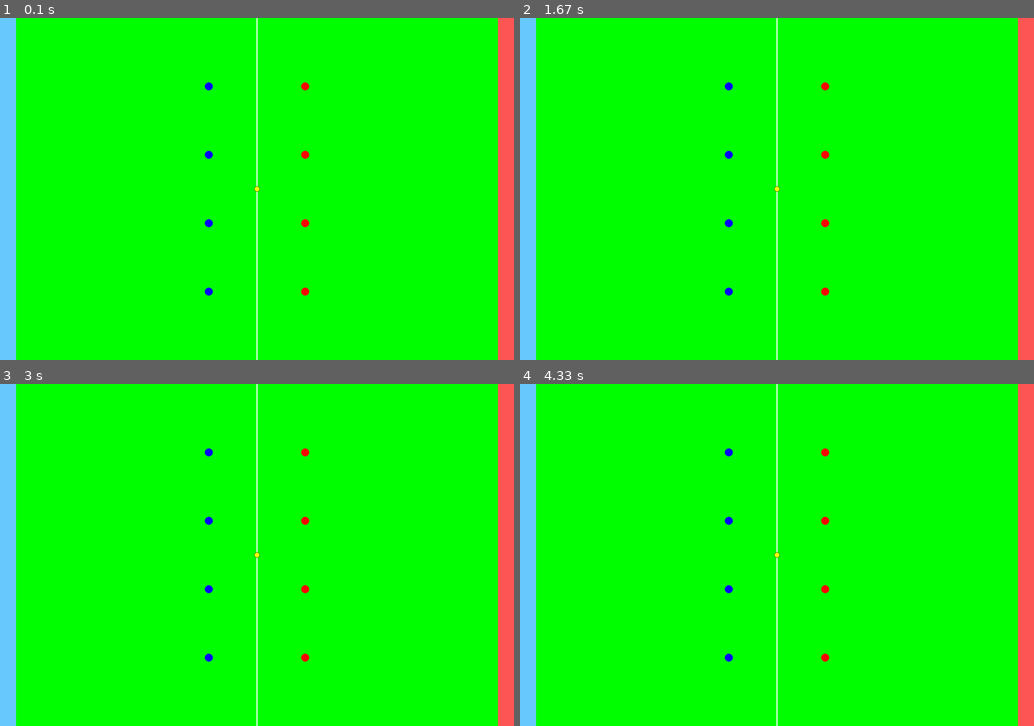
Above: before the commit, frames 1-4 (two rows, left to right).
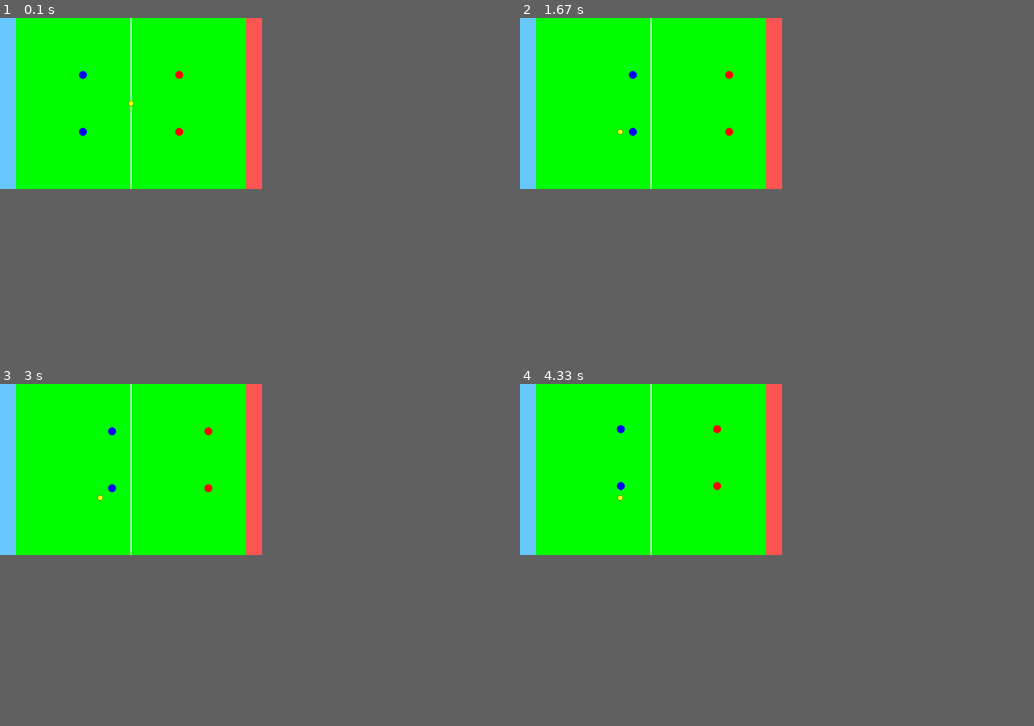
Above: after the commit, the same moments.

Repository: RL-RedLeaf/DiscUI
Game: pygame game, started from main.py
Two runs of this game, one before a commit and one after it. Both use one fixed random seed, a clock stepped at 60 frames per second and the inputs below.
Inputs:
- Up to frame 1 (0.1 s): no input
- Up to frame 2 (1.67 s): tap Space at 0.33, 0.73, 1.03, 1.23, 1.53 s; hold Q 0.67-1.13 s; hold D 0.67-1.13 s; hold D 1.17-1.63 s
- Up to frame 3 (3 s): hold W 1.67-1.97 s; tap Space at 1.73, 2.07, 2.37, 2.57, 2.87 s; hold D 2-2.47 s; hold A from 2.5 s (still down)
- Up to frame 4 (4.33 s): release A at 3.03 s; hold S 3.07-3.37 s; tap Space at 3.13, 3.47, 3.77, 3.9, 4.3 s; hold A 3.4-3.8 s; hold W 3.83-4.2 s; hold D from 4.23 s (still down)
In our replay, the window is 900x600 before the commit and 459x300 after it. These sizes can differ from the game's own. Grey fills any space a smaller window leaves; there, only what the larger window draws over its background counts as a difference.

The runs differ from the first frame. In frame 1, 7.1% of the frame differs, in the area x 0-100%, y 0-100%; in frame 2, 7.1%; in frame 3, 7.1%; in frame 4, 7.1%.

Commit message:
主要逻辑全部完成（并非） (#10)
* 解决了init无法调用的问题

* 增加了一些处理...叭

总之一段时间内不怎么会再更新了

* 神秘的更改

其实我也不知道改了啥，但是先传上去再说

* 我们的飞盘终于动起来了！

* 物理引擎更新

我们为飞盘添加了物理引擎，同时编写了接抛逻辑（半成品）；同时简单更改了一些坐标计算，现在它支持自定义窗口大小了

* 新的Agent系统

更改了agent的挂载方式，通过继承agent类来实现agent函数和player的互通，为后续进一步扩展和自由度提升打下基础。

* 修复了几个错误

刚才的agent系统并没有做好完整的适配，现在OK了

* 升级agent

现在在testmode下我们的四个球员都可以跟随键盘移动辣

* 增加内置Agent

增加了两个内置agent
-ControlledPlayerAgent
-NoTeamAgent

Diff:
--- a/DiscUI.py
+++ b/DiscUI.py
@@ -1,7 +1,30 @@
-import time
+import time,math,random
+
 
 
 class DiscGame:
+    @staticmethod
+    # 计算距离，需要标准化输入，不能应对特殊情况
+    def distance(x1, y1, x2, y2):
+        return ((x1 - x2) ** 2 + (y1 - y2) ** 2)**0.5
+
+    # @staticmethod
+    # # 用于拆分字典，需要标准化输入，不能应对特殊情况
+    # def divide(dic: dict):
+    #     nk = list(dic.keys())
+    #     nv = list(dic.values())
+    #     former = {}
+    #     latter = {}
+    #     for i in range(len(nk) // 2):
+    #         former[nk.pop(0)] = nv.pop(0)
+    #     for j in range(len(nk)):
+    #         latter[nk.pop(0)] = nv.pop(0)
+    #     return [former, latter]
+
+    def idk(self):
+        #没用，但是没这个就会报错
+        return 0
+
     def __init__(self,screen,clock,player_num,team_agent_list=None,player_agent_list=None):
         self.screen=screen
         self.clock=clock
@@ -9,18 +32,17 @@
         self.team_agent_list=team_agent_list      #前半部分为1队，后半部分为2队
         self.player_agent_list=player_agent_list  #前半部分为1队，后半部分为2队
 
-
-        self.running =True
-
-        self.event_bus=EventBus()                 #事件总线，通过DiscGame类将事件总线分发给各类
+        self.running = True
+
+        self.event_bus = EventBus()                 #事件总线，通过DiscGame类将事件总线分发给各类
         self.DiscUI=UI(self.event_bus,self.screen,self.clock)
-        self.team1=Team(1,self.event_bus)
-        self.team2=Team(2,self.event_bus)
+
+        self.team1=Team(1,self.event_bus,team_agent_list[0],player_agent_list[0])
+        self.team2=Team(2,self.event_bus,team_agent_list[1],player_agent_list[1])
         self.disc=Disc(self.event_bus)
         #创建游戏所需实体
         self.game_state=GameState({1:self.team1,2:self.team2},self.disc,self.screen)
 
-
         self.updated=[]#用于存放当前帧已经更新的实体 判断所有实体更新后再绘制
         self.update_timeout = 1000  # 更新超时时间（毫秒）
         self.last_update_time = 0  # 上次开始更新的时间
@@ -29,13 +51,12 @@
 
     '''change系列函数会订阅对应的事件，接收游戏内实体的状态，以便汇总传入GameState'''
     def change_disc_state(self,event):
-        print("disc update")
+        # print("disc update")
         self.game_state.disc= event.disc
         self.updated.append(event.disc)
     def change_team_state(self,event):
-        print("team update")
+        # print("team update")
         self.game_state.teams[event.team.team_id]=event.team
-
         self.updated.append(event.team)
 
     def change_score(self,event):
@@ -44,7 +65,7 @@
     def subscribe_main_event(self):
         self.event_bus.subscribe(TeamStateEvent,self.change_team_state)
         self.event_bus.subscribe(DiscStateEvent,self.change_disc_state)
-        self.event_bus.subscribe(DiscStateEvent,self.change_disc_state)
+
 
 
 
@@ -53,28 +74,28 @@
         self.event_bus.publish(GameStartEvent(
             self,None,
             {self.team1.team_id:self.player_num,self.team2.team_id:self.player_num},
-            {self.team1.team_id:(0,0,60,1280),self.team2.team_id:(1860,0,60,1280)},
-            {self.team1.team_id:[[1920//2-180,1280//(self.player_num+1)*(i+1)] for i in range(self.player_num+1)],
-             self.team2.team_id:[[1920//2+180,1280//(self.player_num+1)*(j+1)] for j in range(self.player_num+1)]}
+            {self.team1.team_id:(0,0,60,self.screen.get_height()),self.team2.team_id:(self.screen.get_width()-60,0,60,self.screen.get_height())},
+            {self.team1.team_id:[[self.screen.get_width()//2-180,self.screen.get_height()//(self.player_num+1)*(i+1)] for i in range(self.player_num+1)],
+             self.team2.team_id:[[self.screen.get_width()//2+180,self.screen.get_height()//(self.player_num+1)*(j+1)] for j in range(self.player_num+1)]}
+            ,self.screen
             ))
         self.event_bus.publish(self.game_state)
         while self.running:
-            self.clock.tick(60)
+            self.clock.tick(120)
             self.mainloop()
-            time.sleep(0.01)
+            time.sleep(0.006)
 
     def check_movement(self,event):
-        pass
+        return True                         #暂时不做移动检测因此直接返回true
 
     def mainloop(self):                     #主循环
-
         current_time = pygame.time.get_ticks()
         self.DiscUI.draw_new_state(self.game_state)  # 绘制界面
         if len(self.updated)>=3:
             self.updated = []
             self.last_update_time = current_time
             self.event_bus.publish(self.game_state)# 发布当前游戏状态
-            print("="*20+"tick update"+"="*20)
+            # print("="*20+"tick update"+"="*20)
         elif current_time - self.last_update_time > self.update_timeout:
             print(f"警告: 实体更新超时,将强制更新")
             for i in range(3):
@@ -117,13 +138,34 @@
 #state系列事件应被传输给DiscGame类
 #其余事件为不同实体之间传输
 class DiscThrownEvent(Event):
-    pass
+    """
+    DiscThrownEvent 用于传递投出飞盘的信息，包含以下参数：
+    target(disc) : 目标飞盘
+    sender(player) : 投飞盘的队员
+    power([x,y,h]) : 投掷飞盘的力度, 预计直接作用于速度
+    """
+    def __init__(self, sender, target, Power:list) -> None:
+        super().__init__(sender, target)
+        self.power = Power
 
 class DiscCaughtEvent(Event):
-    pass
+    """
+    DiscCaughtEvent 用于传递接取、夺取飞盘的事件，包含以下参数：
+    target(disc) : 目标飞盘
+    sender(player) : 接取、抢夺飞盘的队员
+    """
+    def __init__(self, sender, target):
+        super().__init__(sender, target)
 
 class DiscMovedEvent(Event):
-    pass
+    """
+    DiscMovedEvent 是一个不知道为什么建立的事件
+    但是在飞盘游戏中, 持有飞盘的运动员是不允许移动的
+    但是先留着, 万一后面用到了呢? 或许以后改成篮球可以用
+    """
+    def __init__(self,tg_pos, sender, target=None):
+        super().__init__(sender, target)
+        self.tg_pos=tg_pos
 
 class DiscStateEvent(Event):
     def __init__(self, disc, sender, target=None):
@@ -138,22 +180,30 @@
 
 
 class TeamStateEvent(Event):
-
     def __init__(self,team,sender,target=None):
         super().__init__(sender,target)
         self.team=team
 
+class TeamModeEvent(Event):
+    def __init__(self,mode,gamestate,sender,target=None):
+        super().__init__(sender,target)
+        self.gamestate=gamestate
+        self.mode=mode
+
 
 class ScoreEvent(Event):
     pass
 
 #开始游戏事件
 class GameStartEvent(Event):
-    def __init__(self,sender,target,team_player_num,score_loc,pos_dict):
+    def __init__(self,sender,target,team_player_num,score_loc,pos_dict,screen,delta_time=0.016):
         super().__init__(sender,target)
         self.team_player_num=team_player_num
         self.score_loc = score_loc #得分区列表
         self.pos_dict=pos_dict
+        self.delta_time=delta_time
+        self.screen=screen
+
 #实体-父类，包含位置、事件总线
 class Entity:
     def __init__(self,event_bus):
@@ -161,72 +211,161 @@
         self.event_bus=event_bus
         pass
 
-    def move(self):                     #内置函数，用于进行移动处理/检测（待定）
-        pass
+    def _move(self,pos,tg_pos):                     #内置函数，用于进行移动检测
+        return True                                 #暂时不进行移动监测因此直接返回True
+
 
 
 class Team:                             #队伍类，与队员和游戏主进程交互
-    def __init__(self,team_id,event_bus):
+    def __init__(self,team_id,event_bus,agent=None,player_agent=None):
         self.player_list=[]
         self.team_id=team_id
         self.event_bus=event_bus
         self.event_bus.subscribe(GameStartEvent,self.create_players)
-
         self.event_bus.subscribe(GameState,self.mainloop)
         self.running=True
-
-    def team_agent(self):               #进行队伍决策
-        pass
+        self.mode=0 #策略模式，0为进攻，1为防守
+        self.new_state=0
+        self.agent=agent
+        self.player_agent=player_agent
+
+    def team_agent(self,event):               #进行队伍决策,这里接受的是gamestate的event
+        self.mode = self.agent.get_mode()
+        self.event_bus.publish(TeamModeEvent(self.mode,event,self,self.player_list))
 
     def create_players(self,event):     #num为队员数量，pos_list为包含每位队员坐标的列表。应订阅GameStartEvent
         num=event.team_player_num[self.team_id]
         pos_list=event.pos_dict[self.team_id]
         for i in range(num):
-            self.player_list.append(Player(i,self.team_id,pos_list[i],self.event_bus,self))
+            self.new_player = Player(i,self.team_id,pos_list[i],self.event_bus,self,self.player_agent[i])
+            self.player_agent[i].player = self.new_player
+            self.player_agent[i].event_bus = self.event_bus
+            self.player_list.append(self.new_player)
         self.event_bus.publish(TeamStateEvent(self,self))
 
 
     def mainloop(self,event):                 #团队主进程，包括更新队伍状态，进行计算/决策等
+        self.agent.inform(event)
+        self.team_agent(event)
         self.event_bus.publish(TeamStateEvent(self, self))
 
 
 class Player(Entity):                   #队员类，不与游戏主进程进行直接交互，将信息传达至自己的team类
-    def __init__(self,id,team_id,pos,event_bus,team): #id为队员编号，team_id为队伍编号
+    def __init__(self,id,team_id,pos,event_bus,team,agent=None): #id为队员编号，team_id为队伍编号
         super().__init__(event_bus)
         self.id=id
         self.team_id=team_id
         self.pos=pos
         self.team=team
-        pass
-
-    def agent(self):                     #队员自己的决策
-        pass
-
+        self.agent=agent
+        self.event_bus.subscribe(TeamModeEvent,self.main)
+        pass
+    def __str__(self):
+        return f"TeamMember:{self.id} from Team:{self.team_id}"
+    def main(self,event:TeamModeEvent):                     #队员自己的决策
+        self.team_mode = event.mode
+        self.agent.inform(event.gamestate)
+        self.agent.agent()
+    def fetch(self,disc):
+        self.event_bus.publish(DiscCaughtEvent(self,disc))
+
+    def throw(self,disc,power):
+        self.event_bus.publish(DiscThrownEvent(self,disc,power))
 
 
 class Disc(Entity):                      #飞盘类，与游戏主线程和队员进行交互
     def __init__(self,event_bus):
         super().__init__(event_bus)
-        self.pos=[1920//2,1280//2]
-        self.state=None
+        self.pos=[0,0]
+        self.state=1 #0:落地,1:在空中,2:被持有,3:正在争夺
+        self.holder=None #持有者
+        self.sub_holder=[]
+        # self.motion=[0,0]     # 我发现这个量似乎没什么用，先留着（
+        self.height=0
+        self.gravity = 9.8
+        self.velocity = [0, 0, 0]  # 三维速度:[x,y,h]
+        # self.mass = 1.0       # 我发现这个量似乎没什么用，先留着（
         self.event_bus.subscribe(GameStartEvent,self.create_disc)
         self.event_bus.subscribe(GameState, self.mainloop)
+        self.event_bus.subscribe(DiscCaughtEvent, self.state_update)
+        self.event_bus.subscribe(DiscThrownEvent, self.state_update)
+        self.event_bus.subscribe(DiscMovedEvent, self.state_update)
         self.running=True
+
     def create_disc(self,event):
+        self.delta_time = event.delta_time
+        self.screen=event.screen
+        self.pos=[self.screen.get_width()//2,self.screen.get_height()//2]
         self.event_bus.publish(DiscStateEvent(self,self))
 
 
-
-    def state_update(self):              #与主线程进行交互，发布state事件
-        pass
-
-    def mainloop(self,event):                  #处理移动等信息
+    def state_update(self,event):              #与主线程进行交互，处理state事件
+        # if type(event) == DiscMovedEvent: #游戏规则持盘不可移动
+        #     if self.state == 2 and self.holder == event.sender:
+        #         if self._move(self.pos,event.tg_pos):
+        #             self.pos = event.tg_pos
+
+        if type(event) == DiscThrownEvent:  #投掷飞盘.jpg
+            if self.state == 2 and self.holder == event.sender:
+                if self._check_movement(event.power):
+                    self.state = 1
+                    self.velocity[0] += event.power[0]
+                    self.velocity[1] += event.power[1]
+                    self.velocity[2] += event.power[2]
+
+        if type(event) == DiscCaughtEvent:  #抓取飞盘.jpg
+            if self.state != 2:
+                if self._check_catch(event):
+                    self.state = 3
+                    self.sub_holder.append(event.sender)
+
+
+        pass
+
+    def state_movement(self):                  #物理引擎
+        if self.state == 1:
+            # 应用重力
+            self.velocity[2] -= self.gravity * self.delta_time
+            # 更新位置
+            self.pos[0] += self.velocity[0] * self.delta_time
+            self.pos[1] += self.velocity[1] * self.delta_time
+            self.height += self.velocity[2] * self.delta_time
+            # 边界检测
+            self.pos[0] = max(0, min(self.screen.get_width(), self.pos[0]))
+            self.pos[1] = max(0, min(self.screen.get_height(), self.pos[1]))
+
+            # 落地检测
+            if self.height <= 0:
+                # print(f"飞盘落地：三维速度([x,y,h]){self.velocity} \n 位置([x,y]):{self.pos} \n 高度:{self.height}")
+                self.state = 0  # 落地状态
+                self.height = 0
+                self.velocity = [0, 0, 0]
+
+            # print(f"飞盘物理引擎-状态更新：\n 三维速度([x,y,h]){self.velocity} \n 位置([x,y]):{self.pos} \n 高度:{self.height}")
+
+        elif self.state == 2:
+            pass    #我不管了反正希望在争夺盘的时候已经写好了速度重置代码，要不然就开摆（
+
+        pass
+
+    def mainloop(self,event):
+        self.state_movement()#处理移动等信息
+        if self.state == 3:  #处理飞盘抢夺。我选择直接随机（
+            self.holder = self.sub_holder[random.randrange(0,len(self.sub_holder))]
+            self.state = 2
+            print(f"飞盘被抢：{self.holder}")
+            self.pos = self.holder.pos
+
+        """这里要补一个处理抢夺飞盘的逻辑, 但是空白太小写不下, 留待后人来写awa"""
 
         self.event_bus.publish(DiscStateEvent(self, self))
 
-
-    def state_change(self):              #与队员交互，处理状态改编事件
-        pass
+    def _check_movement(self,power): #检测投掷飞盘合理性
+        return True
+
+    def _check_catch(self,event):
+        return True
+
 
 class GameState:                         #游戏主状态，用于传达所有游戏状态，应被所有实体订阅
     def __init__(self,teams,disc:Disc,screen):
@@ -236,22 +375,29 @@
 
 
 
-import pygame
+import pygame.event
+import pygame.draw
+import pygame.display
+import pygame.rect
+import pygame.time
+import pygame.color
+import pygame.key
+import pygame.surface
+
 #使用pygame进行可视化
 class UI:                                       #可视化类
     def __init__(self,event_bus,screen,clock):
         self.event_bus=event_bus
         self.screen=screen
         self.clock=clock
-        # self.event_bus.subscribe(GameState,self.draw_new_state)
+        # self.event_bus.subscribe(GameState,self.dr aw_new_state)
         self.event_bus.subscribe(GameStartEvent,self.set_rule)
 
     def set_rule(self,event):                   #初始化设置绘制规则
         self.score_loc=list(event.score_loc.values())
-        print("ui")
+        print("ui_init")
 
     def draw_new_state(self,event):             #游戏主线程中负责可视化
-
         for eve in pygame.event.get():
             if eve.type == pygame.QUIT:
                 pygame.quit()
@@ -259,7 +405,7 @@
 
         pygame.draw.rect(self.screen,(104,202,255),self .score_loc[0])  #得分区1
         pygame.draw.rect(self.screen,(255,86,86),self.score_loc[1])    #得分区2
-        pygame.draw.rect(self.screen, "white", (958, 0, 4, 1280))#中线
+        pygame.draw.rect(self.screen, "white", (self.screen.get_width()//2-2, 0, 4, self.screen.get_height()))#中线
         #队员
         for team in list(event.teams.values()):
             for player in team.player_list:
@@ -269,12 +415,129 @@
         pygame.draw.circle(self.screen, 'black', event.disc.pos, 10,width=1)
         pygame.display.flip()
 
+
+class PlayerAgentBase:
+    def __init__(self):
+        self.event_bus = None
+        self.player = None
+        self.memory = {}
+
+    def inform(self,gamestate):
+        self.disc = gamestate.disc
+        self.information ={
+            'my_position': self.player.pos,
+            'my_team_id': self.player.team_id,
+            'my_id': self.player.id,
+            'my_memory':self.memory,
+            'disc': {
+                'position': gamestate.disc.pos,
+                'state': gamestate.disc.state,
+                'holder': gamestate.disc.holder,
+                'height': gamestate.disc.height,
+            },
+            'teammates': [
+                {'position': p.pos, 'id': p.id}
+                for p in gamestate.teams[self.player.team_id].player_list
+                if p.id != self.player.id
+            ],
+            'opponents': [
+                {'position': p.pos, 'id': p.id}
+                for p in gamestate.teams[3 - self.player.team_id].player_list  # 3-team_id得到对手队伍ID
+            ],
+            'score_zones': {
+                'my_zone': (0, 0, 60, gamestate.screen.get_height()) if self.player.team_id == 1
+                          else (gamestate.screen.get_width()-60, 0, 60, gamestate.screen.get_height()),
+                'opponent_zone': (gamestate.screen.get_width()-60, 0, 60, gamestate.screen.get_height()) if self.player.team_id == 1
+                                else (0, 0, 60, gamestate.screen.get_height())
+            }
+        }
+
+    def agent(self):
+        self.action = self.agent_func()
+        self.act()
+
+    def agent_func(self):
+        pass
+
+    def act(self):
+        if 'move' in self.action:
+            self.player.pos = self.action['move']
+        if 'catch' in self.action:
+            self.player.fetch(self.disc)
+        if 'throw' in self.action:
+            self.player.throw(self.disc,self.action['throw'])
+        if 'memory_update' in self.action:
+            self.memory = self.action['memory_update']
+        pass
+
+class TeamAgentBase:
+    def __init__(self):
+        self.agent_func = None
+        self.event_bus = None
+        self.memory = {}
+
+    def inform(self,gamestate):
+        pass
+
+    def agent(self):
+        pass
+
+    def get_mode(self):
+        return 0
+
+
+
+
 import sys
 '''主程序接口'''
-def game(player_num,team_agent_list=None,player_agent_list=None):
+
+
+class ControlledPlayerAgent(PlayerAgentBase):
+    def __init__(self):
+        super().__init__()
+    def agent_func(self):
+        action = {}
+        keys = pygame.key.get_pressed()
+        dt = 1/60
+        SPEED = 30
+        tgt_pos = [self.player.pos[0], self.player.pos[1]]
+        if keys[pygame.K_w]:
+            tgt_pos[1] -= SPEED * dt
+        if keys[pygame.K_s]:
+            tgt_pos[1] += SPEED * dt
+        if keys[pygame.K_a]:
+            tgt_pos[0] -= SPEED * dt
+        if keys[pygame.K_d]:
+            tgt_pos[0] += SPEED * dt
+        action['move'] = tgt_pos
+        if keys[pygame.K_q] and self.disc.holder == self.player:
+            action['throw'] = [random.randint(-75,75),random.randint(-75,75),random.randint(10,20)]
+            print("throw",action['throw'])
+        elif keys[pygame.K_SPACE]:
+            action['catch'] = True
+            print("catch")
+
+        return action
+    pass
+
+class NoTeamAgent(TeamAgentBase):
+    def __init__(self):
+        super().__init__()
+
+    def agent(self,event):
+        pass
+
+
+
+def game(player_num,team_agent_list,player_agent_list):
     pygame.init()                                   #初始化pygame
-    screen = pygame.display.set_mode((1920,1280))
+    screen = pygame.display.set_mode((980,640))
     clock = pygame.time.Clock()
+
+    # if testmode:
+    #     player_agent_list=[[PlayerAgent() for i in range(player_num)],[PlayerAgent() for i in range(player_num)]]
+    #     team_agent_list=[TeamAgent(),TeamAgent()]
+
     Game=DiscGame(                                  #创建游戏
         screen,clock,
         player_num,
@@ -290,4 +553,4 @@
 if __name__ == "__main__":
     pass
 else:
-    print('注意事项:\n1,使用game()函数开始一局游戏\n2,game(player_num,team_agent_dict=None,player_agent_dict=None\n3,team_agent_dict={team_id=1:team_agent,team_id=2:team_agent}\n4,player_agent_disc={team_id:[player_agent1,player_agent2,...,player_agent(player_num)]})')
+    print('注意事项:\n1,使用game()函数开始一局游戏\n2,game(player_num,team_agent_list=None,player_agent_list=None\n3,team_agent_list=[team_agent1,team_agent2]\n4,player_agent_list=[[player_agent1_1,player_agent1_2,...,player_agent1_(player_num)],[player_agent2_1,player_agent2_2,...,player_agent2_(player_num)]])')
--- a/main.py
+++ b/main.py
@@ -1,3 +1,9 @@
 import DiscUI
+from DiscUI import ControlledPlayerAgent,NoTeamAgent
 
-DiscUI.game(4)
+player_num=2
+
+player_agent_list=[[ControlledPlayerAgent() for i in range(player_num)],[ControlledPlayerAgent() for i in range(player_num)]]
+team_agent_list=[NoTeamAgent(),NoTeamAgent()]
+
+DiscUI.game(player_num=player_num,team_agent_list=team_agent_list,player_agent_list=player_agent_list)
Not shown, changed: README.md
Not shown, changed: .gitignore
